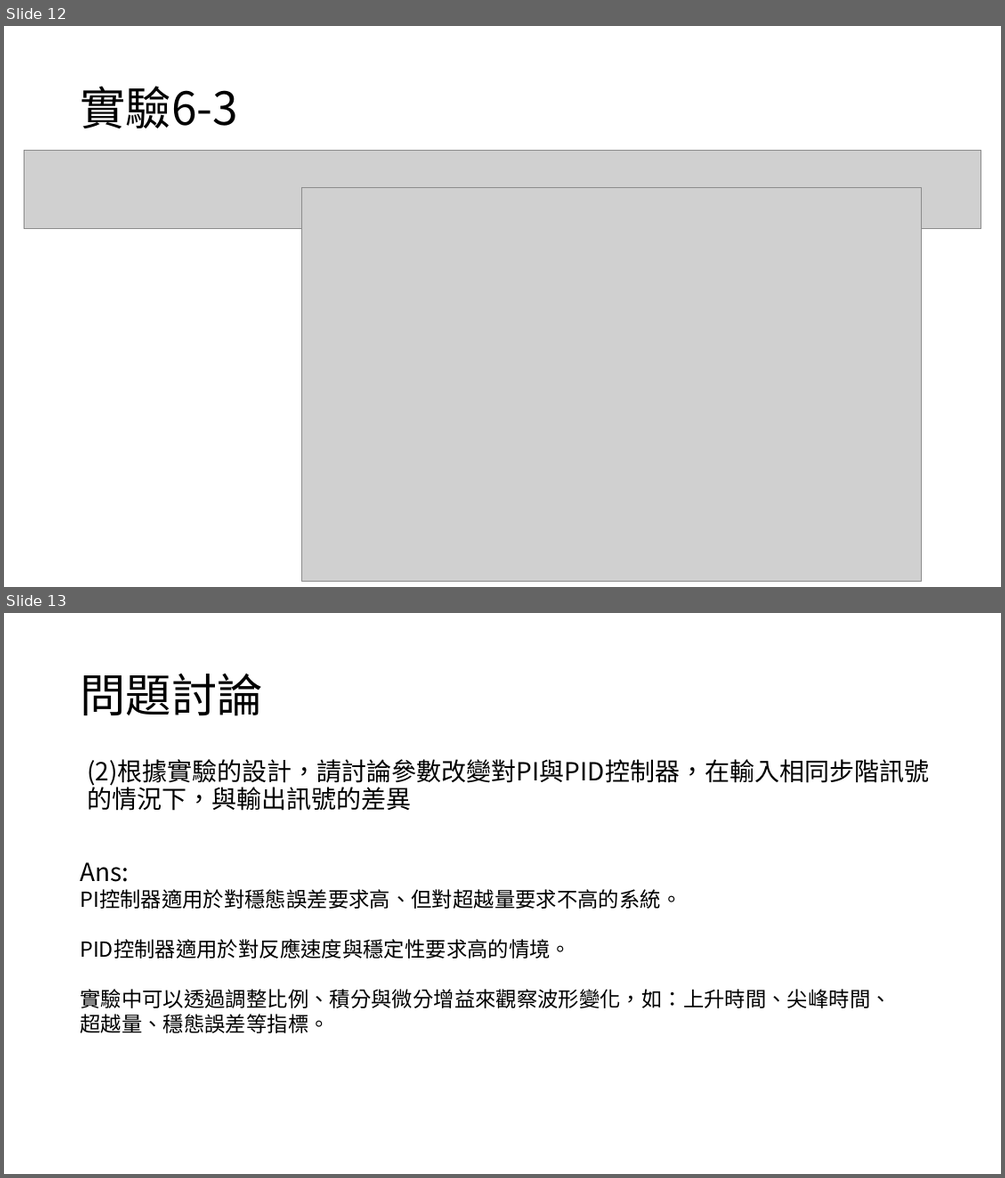
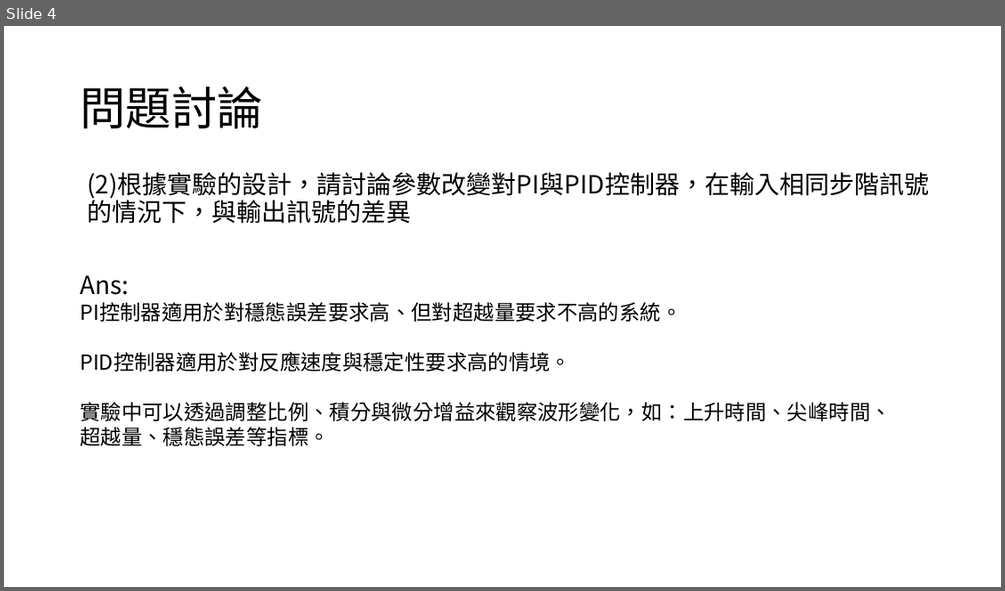
Before and after one commit to yeyi58095/control_lab, a slide deck: 實驗七/presentation/實驗七_第二組_葉彥辰_郭亮佑_蘇昱嘉.pptx. Shown one above the other, each under a label of ours: slides 12 and 13 before the commit, slide 4 after it. The pictures are 1005x1178 and 1005x591 pixels, drawn with LibreOffice and Linux fonts; fonts in the diff are those of the drawing; grey boxes stand for pictures. Boxes give left, top, right and bottom in pixels: in the first picture for what was removed or moved away, otherwise in the second. Text is boxed around its words. In the diff, an @@ line names an element or a change of style, - is before the commit and + after.

```diff
--- a/實驗七/presentation/實驗七_第二組_葉彥辰_郭亮佑_蘇昱嘉.pptx
+++ b/實驗七/presentation/實驗七_第二組_葉彥辰_郭亮佑_蘇昱嘉.pptx
@@ slide 12 removed at [4,26,1001,587], background #FFFFFF @@
@@ title removed at [80,86,238,128] @@
-實驗6-3
@@ picture removed at [24,150,981,230] @@
@@ picture removed at [301,187,922,580] @@
@@ what was slide 13 is now slide 4 @@
```
Also in this commit, not shown: 3 slides changed, 8 other slides removed.
